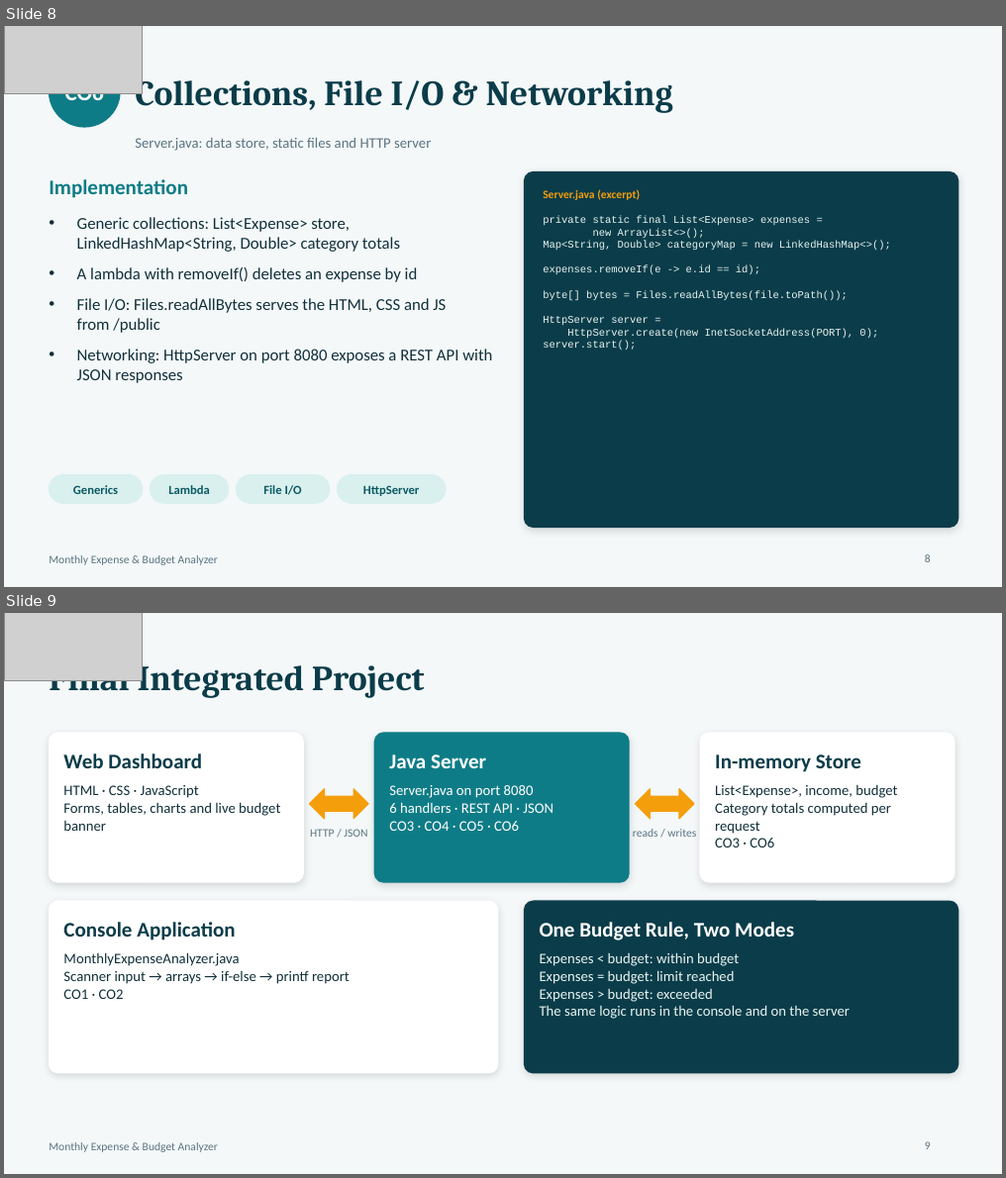
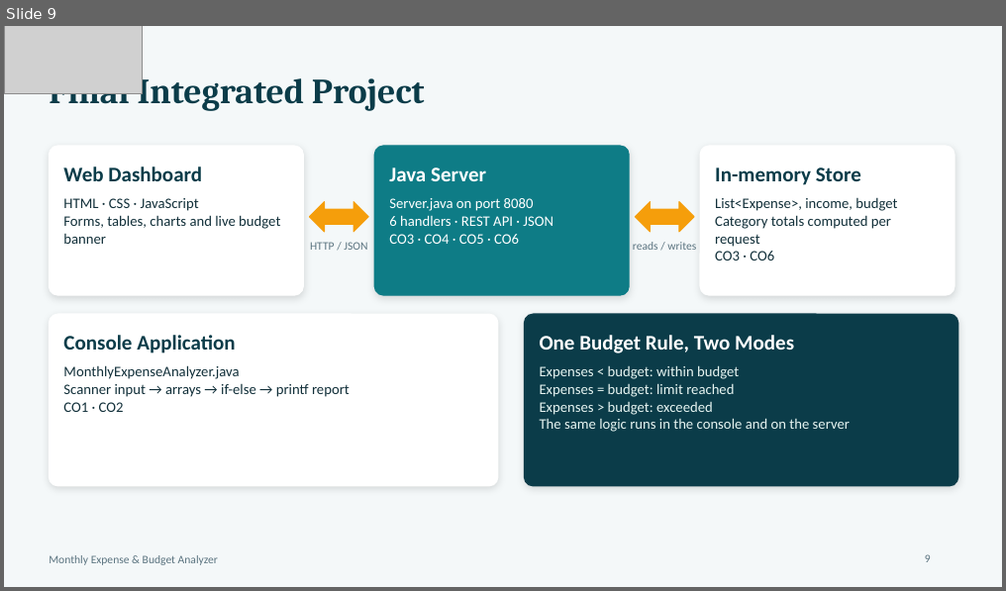
Before and after one commit to bheemavarapuSandeep/Monthly-Expensive---Budget-Analyzer, a slide deck: Expense_Analyzer_Project_Ppt.pptx. Shown one above the other, each under a label of ours: slides 8 and 9 before the commit, slide 9 after it. The pictures are 1006x1178 and 1006x591 pixels, drawn with LibreOffice and Linux fonts; fonts in the diff are those of the drawing; grey boxes stand for pictures. Boxes give left, top, right and bottom in pixels: in the first picture for what was removed or moved away, otherwise in the second. Text is boxed around its words. In the diff, an @@ line names an element or a change of style, - is before the commit and + after.

```diff
--- a/Expense_Analyzer_Project_Ppt.pptx
+++ b/Expense_Analyzer_Project_Ppt.pptx
@@ slide 8 removed at (4, 26, 1002, 587), background #F4F8F9; not listed: 1 template element that a slide beside it also shows @@
@@ picture removed at (4, 26, 142, 94) @@
@@ ellipse removed at (49, 56, 120, 127) @@
@@ title removed at (135, 73, 673, 113) @@
-Collections, File I/O & Networking
@@ text removed at (65, 93, 104, 106) @@
-CO6
@@ text removed at (135, 138, 431, 151) @@
-Server.java: data store, static files and HTTP server
@@ rounded rectangle removed at (525, 172, 958, 528) @@
@@ text removed at (49, 179, 188, 198) @@
-Implementation
@@ text removed at (543, 189, 640, 200) @@
-Server.java (excerpt)
@@ text removed at (77, 217, 492, 383) @@
-• Generic collections: List<Expense> store, LinkedHashMap<String, Double> category totals
-• A lambda with removeIf() deletes an expense by id
-• File I/O: Files.readAllBytes serves the HTML, CSS and JS from /public
-• Networking: HttpServer on port 8080 exposes a REST API with JSON responses
@@ text removed at (543, 216, 891, 350) @@
-private static final List<Expense> expenses =
-new ArrayList<>();
-Map<String, Double> categoryMap = new LinkedHashMap<>();
-expenses.removeIf(e -> e.id == id);
-byte[] bytes = Files.readAllBytes(file.toPath());
-HttpServer server =
-HttpServer.create(new InetSocketAddress(PORT), 0);
-server.start();
@@ rounded rectangle removed at (49, 475, 143, 503) @@
@@ text removed at (73, 485, 118, 494) @@
-Generics
@@ rounded rectangle removed at (150, 475, 229, 503) @@
@@ text removed at (168, 485, 209, 494) @@
-Lambda
@@ rounded rectangle removed at (236, 475, 330, 503) @@
@@ text removed at (263, 485, 302, 495) @@
-File I/O
@@ rounded rectangle removed at (338, 475, 446, 503) @@
@@ text removed at (363, 486, 419, 496) @@
-HttpServer
@@ page number removed at (925, 555, 931, 563) @@
-8
```
Also in this commit, not shown: 6 slides added, 5 other slides removed.
